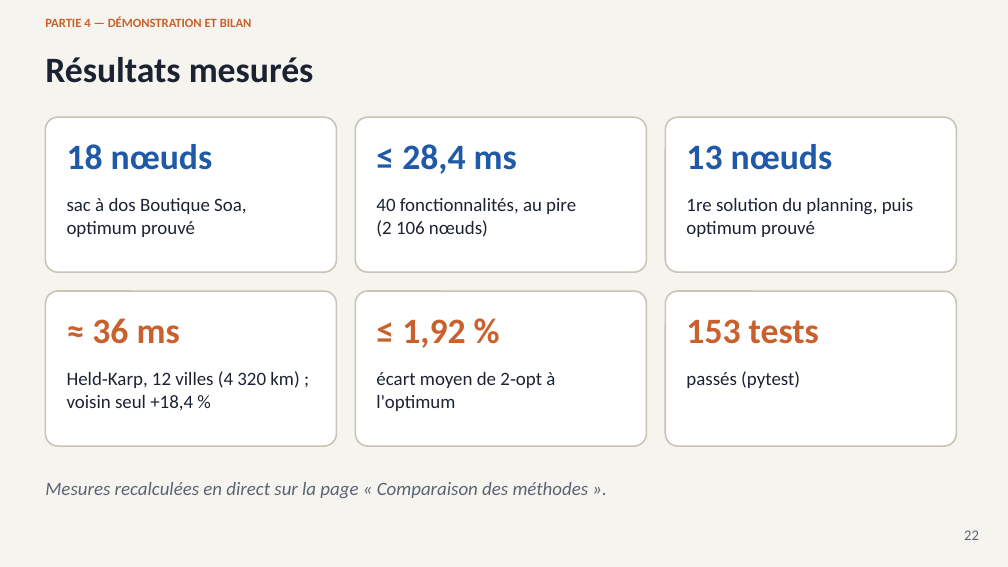
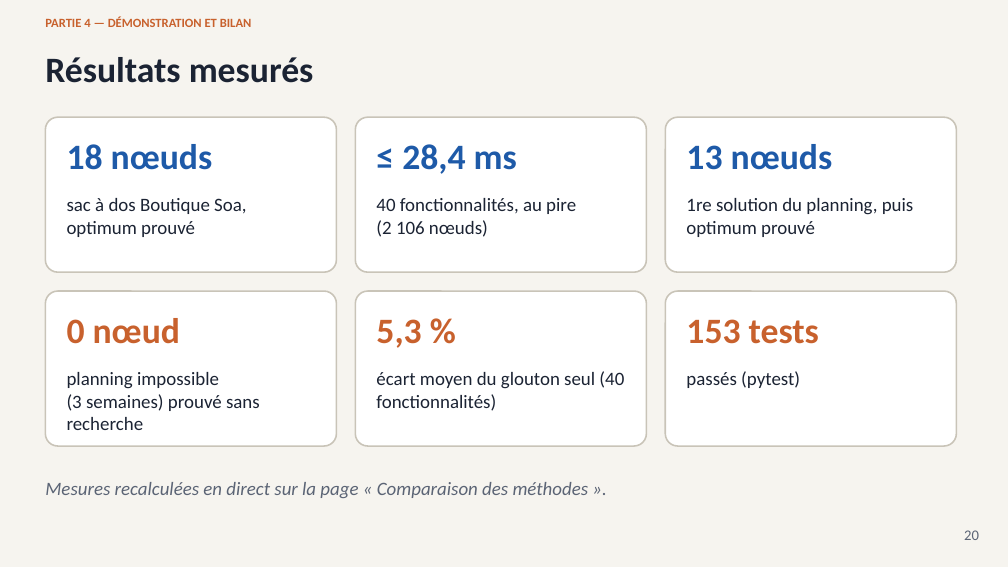
Before and after one commit to andokevin/smartbricks, a slide deck: slide 20 of docs/SmartBricks_presentation.pptx (slide 22 before the commit). Drawn at 1008x567 pixels with LibreOffice and Linux fonts; fonts in the diff are those of the drawing. Boxes give left, top, right and bottom in pixels: in the first picture for what was removed or moved away, otherwise in the second. Text is boxed around its words. In the diff, an @@ line names an element or a change of style, - is before the commit and + after.

```diff
--- a/docs/SmartBricks_presentation.pptx
+++ b/docs/SmartBricks_presentation.pptx
@@ text at (67, 318, 180, 344): text changed @@
-≈ 36 ms
+0 nœud
@@ text at (376, 319, 421, 348): text changed @@
-≤ 1,92 %
+5,3 %
@@ text at (67, 372, 260, 430): text changed @@
-Held‑Karp, 12 villes (4 320 km) ; voisin seul +18,4 %
+planning impossible (3 semaines) prouvé sans recherche
@@ text at (376, 371, 624, 411): text changed @@
-écart moyen de 2‑opt à l'optimum
+écart moyen du glouton seul (40 fonctionnalités)
@@ text at (964, 530, 979, 540): text changed @@
-22
+20
```
Also in this commit, not shown: 18 other slides changed, 2 slides removed, 3 other files.
